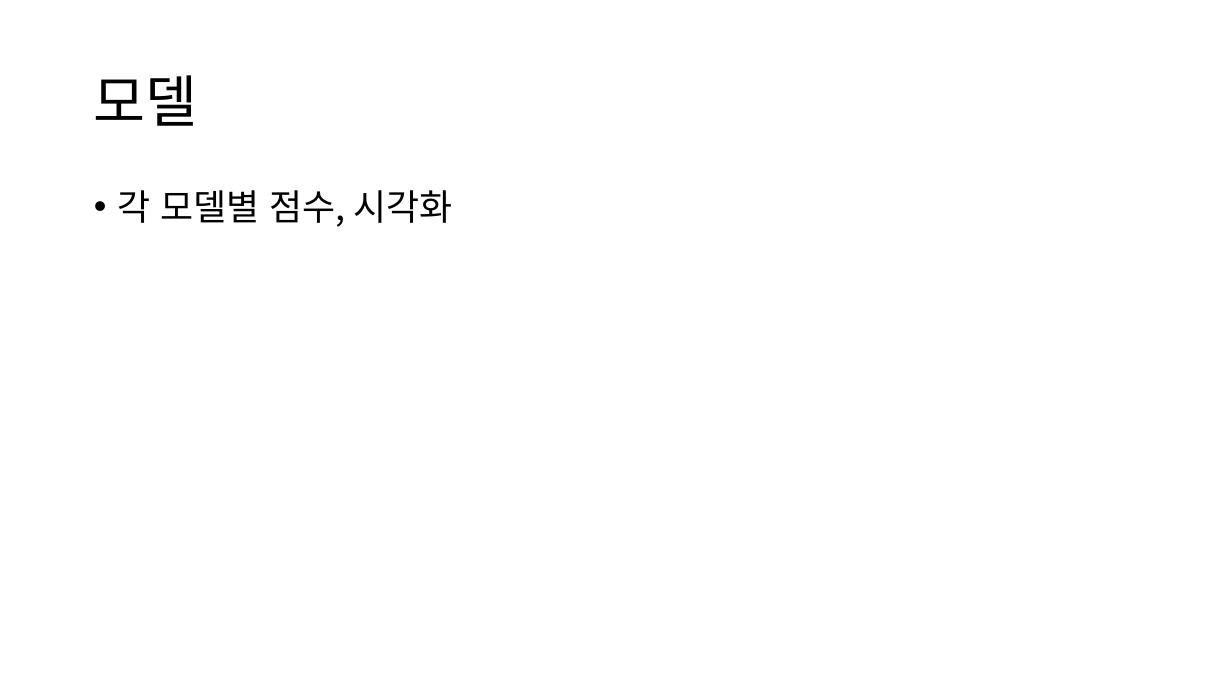
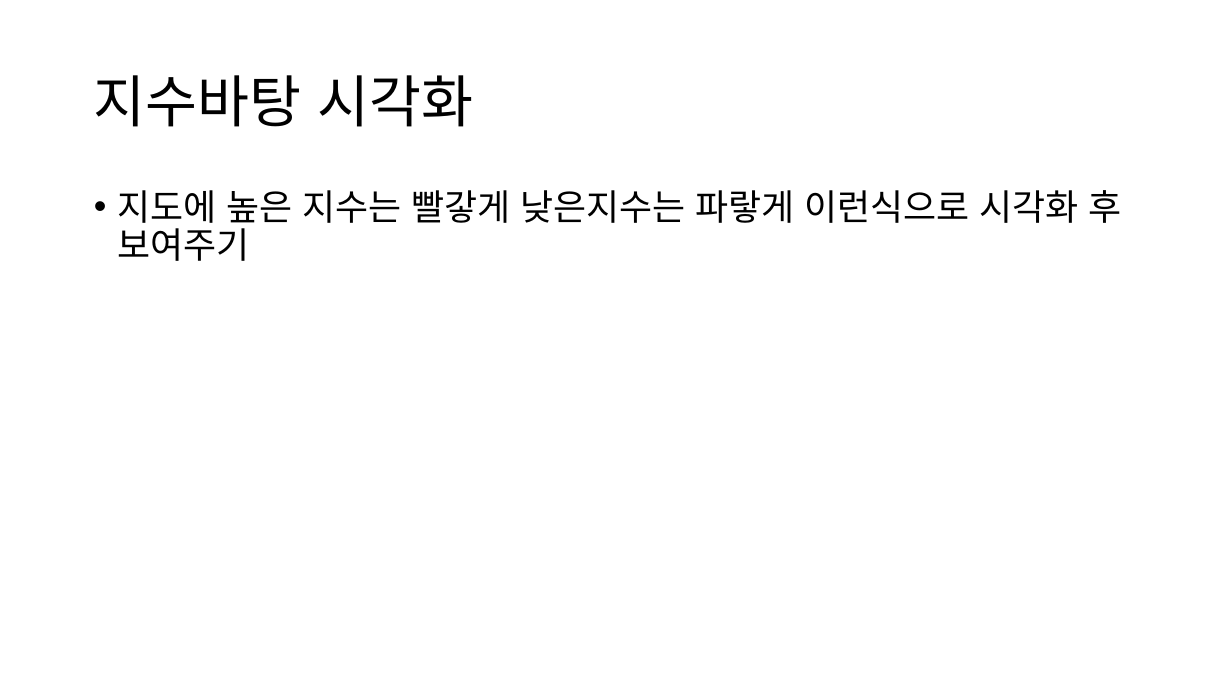
Before and after one commit to gyuholee94/seoul_contest, a slide deck: slide 7 of 서울콘 ppt v1.pptx (slide 8 before the commit). Drawn at 1232x693 pixels with LibreOffice and Linux fonts; fonts in the diff are those of the drawing. Boxes give left, top, right and bottom in pixels: in the first picture for what was removed or moved away, otherwise in the second. Text is boxed around its words. In the diff, an @@ line names an element or a change of style, - is before the commit and + after.

```diff
--- a/서울콘 ppt v1.pptx
+++ b/서울콘 ppt v1.pptx
@@ title at [94,75,474,127]: text changed @@
-모델
+지수바탕 시각화
@@ text at [117,190,1122,261]: text changed @@
-• 각 모델별 점수, 시각화
+• 지도에 높은 지수는 빨갛게 낮은지수는 파랗게 이런식으로 시각화 후 보여주기
```
Also in this commit, not shown: 5 other slides changed, 3 slides added, 6 slides removed, 1 other file.
